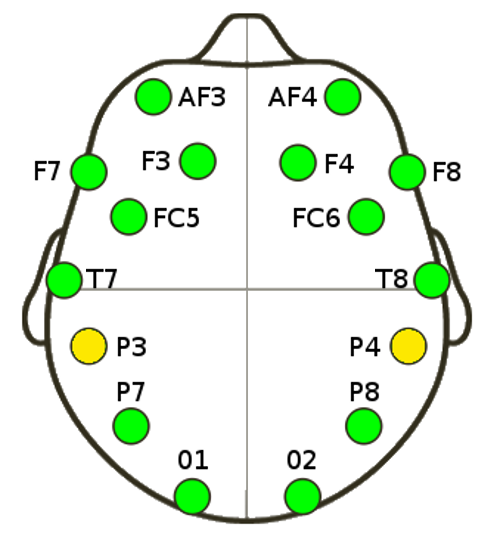
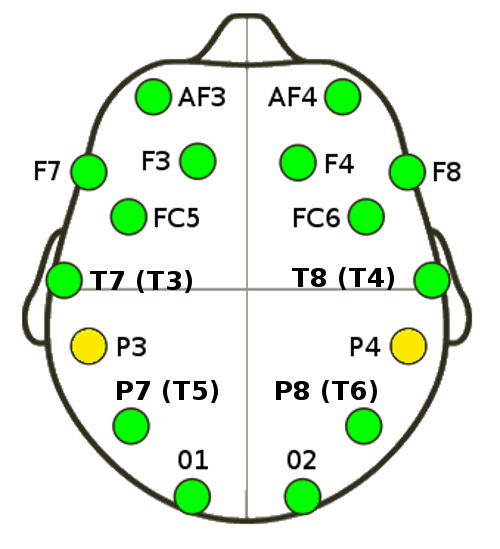
Layered file, before and after one edit (500x549). Changes by layer:
renamed "T7" to "T7 (T3)", painted on it over [86, 268, 192, 293]
renamed "T8" to "T8 (T4)", painted on it over [292, 267, 408, 290]
renamed "P8" to "P8 (T6)", painted on it over [276, 380, 380, 403]
renamed "P7" to "P7 (T5)", painted on it over [117, 380, 218, 403]
